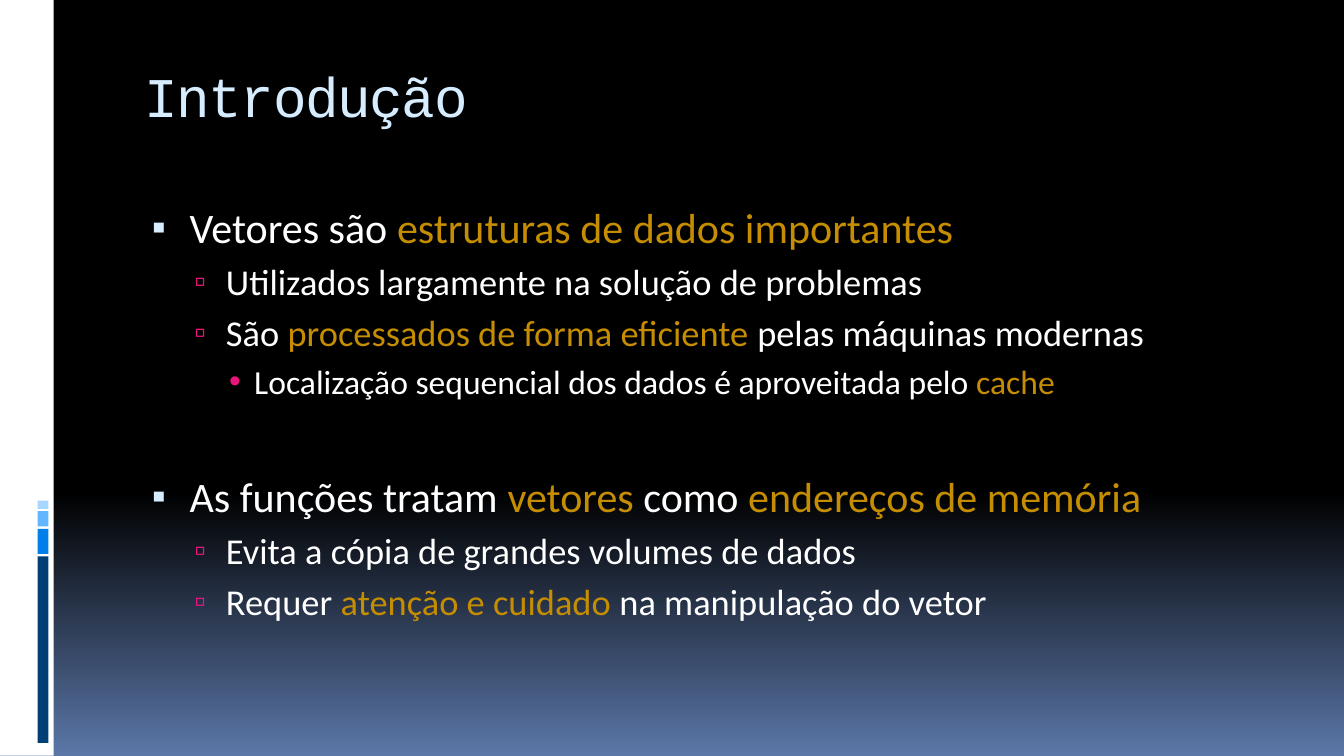
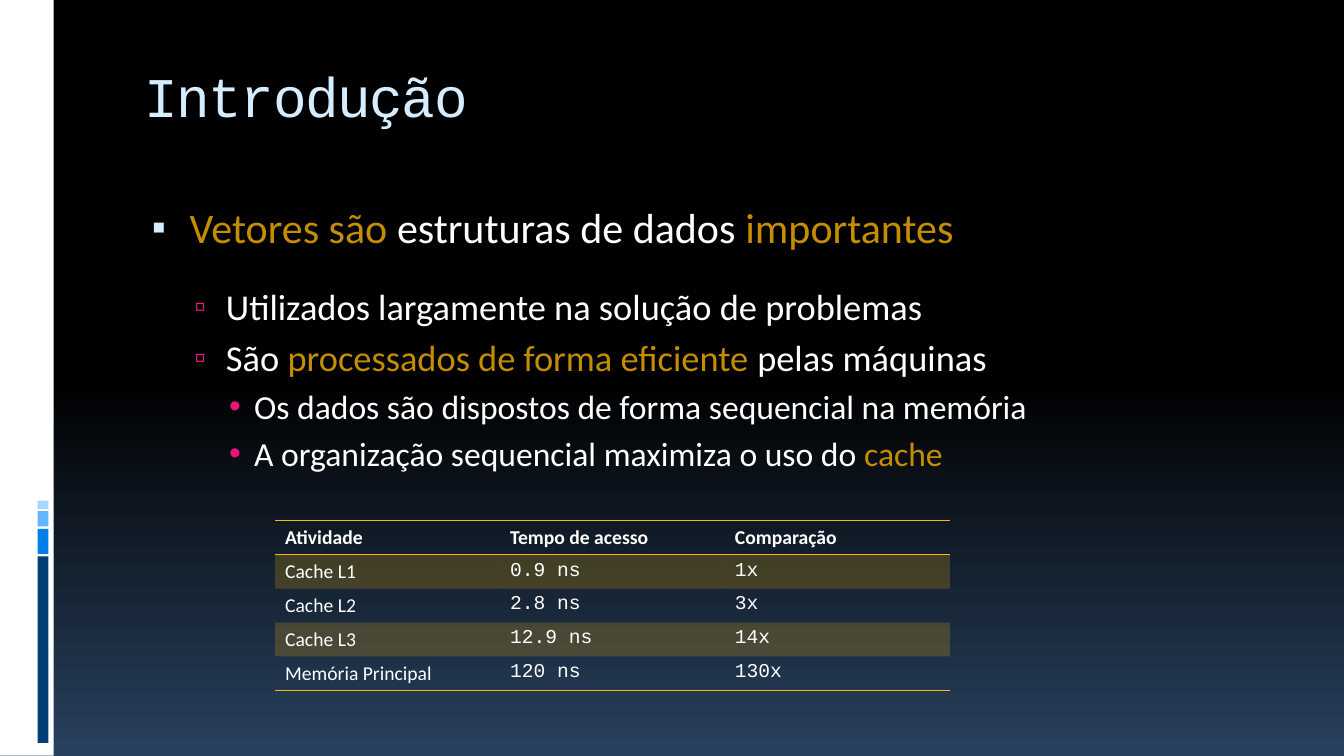
Before and after one commit to JudsonSS/ProgComp, a slide deck: slide 2 of Slides/25. Funções com Vetores.pptx. Drawn at 1344x756 pixels with LibreOffice and Linux fonts; fonts in the diff are those of the drawing. Boxes give left, top, right and bottom in pixels: in the first picture for what was removed or moved away, otherwise in the second. Text is boxed around its words. In the diff, an @@ line names an element or a change of style, - is before the commit and + after.

```diff
--- a/Slides/25. Funções com Vetores.pptx
+++ b/Slides/25. Funções com Vetores.pptx
@@ background gradient #000000 to #5B77A8 to gradient #000000 to #28415E @@
@@ text at (190,214,953,250): text colour #FFFFFF to #C58D01 in "Vetores são"; text colour #C58D01 to #FFFFFF in "estruturas de dados"; more space between paragraphs @@
@@ text at (226,345,1027,472): text changed; size 26 to 24 pt @@
-  ▫ São processados de forma eficiente pelas máquinas modernas
-    • Localização sequencial dos dados é aproveitada pelo cache
-▪ As funções tratam vetores como endereços de memória
-  ▫ Evita a cópia de grandes volumes de dados
-  ▫ Requer atenção e cuidado na manipulação do vetor
+  ▫ São processados de forma eficiente pelas máquinas
+    • Os dados são dispostos de forma sequencial na memória
+    • A organização sequencial maximiza o uso do cache
@@ table added at (275,521,950,690), 5 rows, 3 columns @@
+Atividade | Tempo de acesso | Comparação
+Cache L1 | 0.9 ns | 1x
+Cache L2 | 2.8 ns | 3x
+Cache L3 | 12.9 ns | 14x
+Memória Principal | 120 ns | 130x
```
Also in this commit, not shown: 28 other slides changed, 1 slide added, 5 other files.
